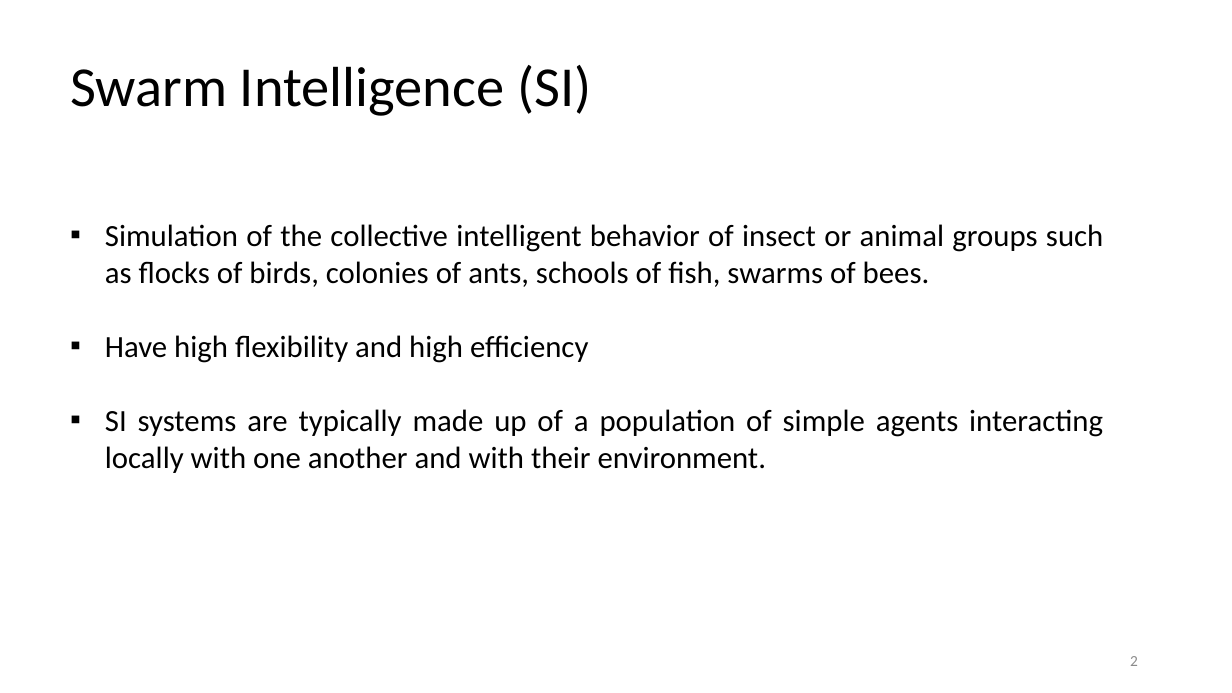
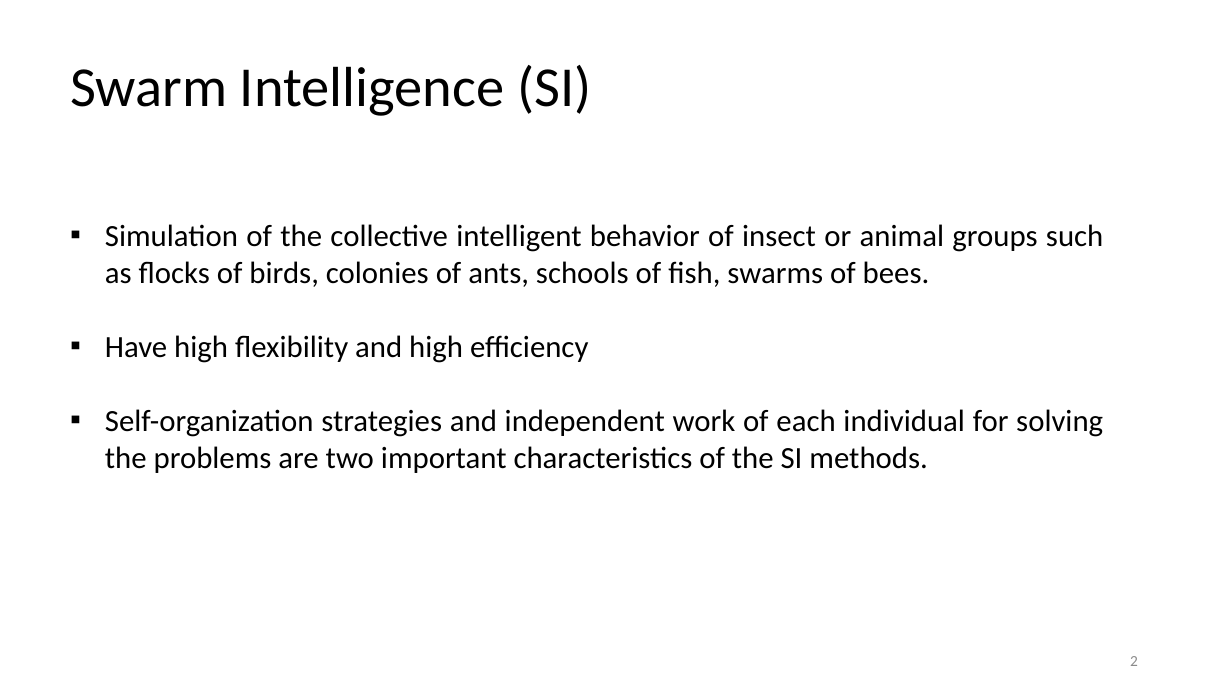
Before and after one commit to Mahadi-Ahammed/pptshare, a slide deck: slide 2 of Jellyfish.pptx. Drawn at 1232x693 pixels with LibreOffice and Linux fonts; fonts in the diff are those of the drawing. Boxes give left, top, right and bottom in pixels: in the first picture for what was removed or moved away, otherwise in the second. Text is boxed around its words. In the diff, an @@ line names an element or a change of style, - is before the commit and + after.

```diff
--- a/Jellyfish.pptx
+++ b/Jellyfish.pptx
@@ text at box(105, 409, 1103, 473): text changed @@
-▪ SI systems are typically made up of a population of simple agents interacting locally with one another and with their environment.
+▪ Self-organization strategies and independent work of each individual for solving the problems are two important characteristics of the SI methods.
```
Also in this commit, not shown: 4 other slides changed.
